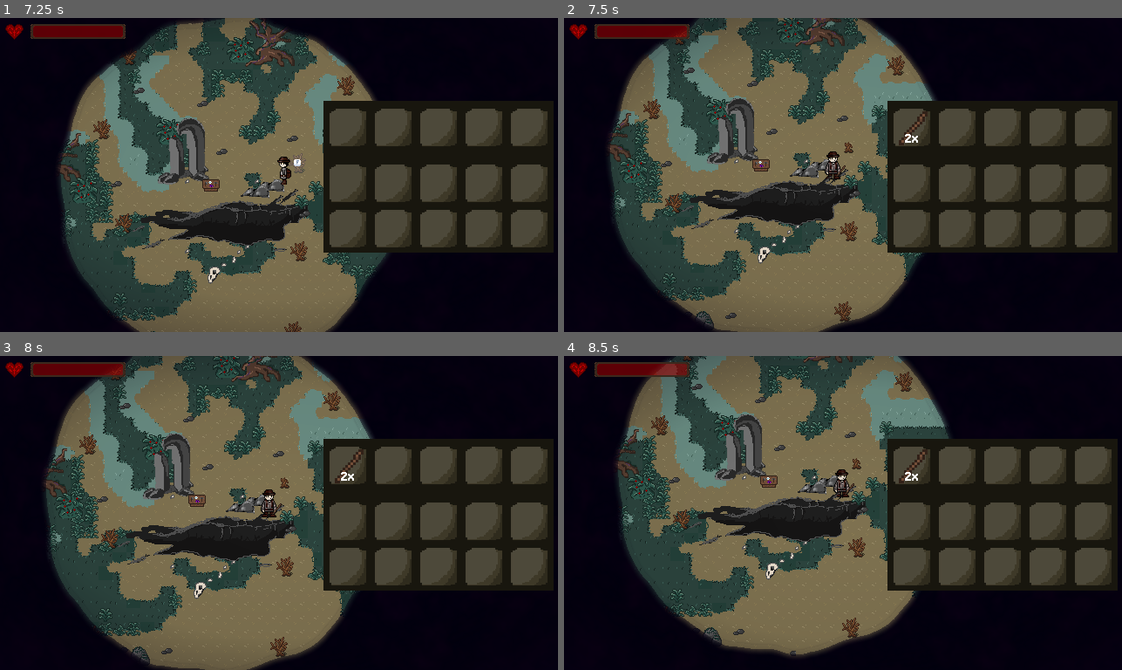
Above: before the commit, frames 1-4 (two rows, left to right).
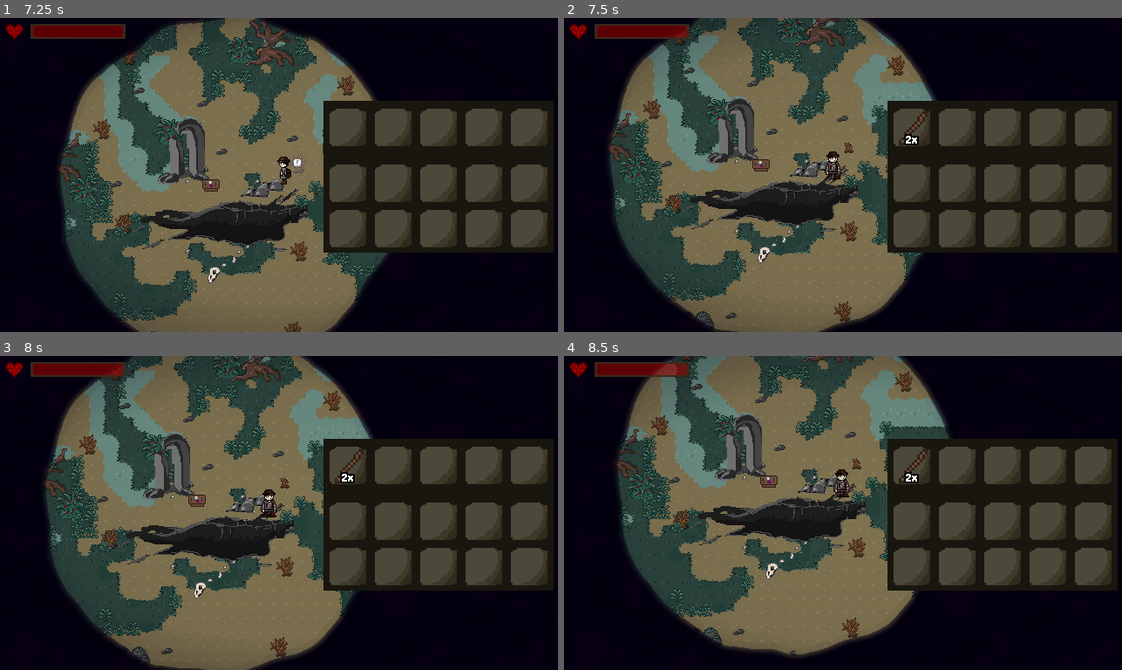
Above: after the commit, the same moments.

Repository: TimoRoggel/EverDark
Game: Godot game, scene res://UI/Main menu/main_menu.tscn
Two runs of this game, one before a commit and one after it. Both use one fixed random seed, a clock stepped at 60 frames per second and the inputs below. The engine's default icon, where the game draws it, is replaced by a stand-in: a white triangle on a blue panel in a dark square. Sound files missing from this copy of the repository are replaced by a short silence.
Inputs (mouse positions are in pixels of both pictures, inside the frame that each line leads up to):
- Up to frame 1 (7.25 s): click "Start a new game" at 0.5 s; click "Start a new game" at 1.25 s; click "OK" at 2 s; tap Enter at 2.75 s; move the mouse to (401, 159) at 2.77 s; hold D (right) 2.78-3.5 s; tap R (eat) at 2.85, 4.55, 6.05 s; click (401, 159) at 2.92 s; drag from (167, 190) to (94, 231) at 3.52 s; move the mouse to (334, 105) at 4.27 s; hold D (right) 4.28-5 s; hold Right mouse button (block) 4.28-5 s; drag from (251, 237) to (334, 156) at 5.02 s; move the mouse to (446, 222) at 5.77 s; hold A (left) 5.78-6.5 s; hold Q (drop_item) 5.78-6.5 s; tap Tab (toggle_inventory) at 6.4 s; drag from (111, 127) to (262, 159) at 6.52 s
- Up to frame 2 (7.5 s): move the mouse to (870, 175) at 7.27 s; hold S (down) from 7.28 s (still down); hold F (interact) from 7.28 s (still down); click (870, 175) at 7.42 s
- Up to frame 3 (8 s): keep holding S (down); keep holding F (interact); tap R (eat) at 7.55 s
- Up to frame 4 (8.5 s): release S (down) at 8 s; release F (interact) at 8 s; tap Space at 8 s; drag from (759, 434) to (848, 575) at 8.02 s

Frame 1 is identical in both runs. In frame 2, less than 0.1% of the frame differs, in the area x 60-64%, y 36-41%; in frame 3, less than 0.1%; in frame 4, less than 0.1%.

Commit message:
Add item glow

Diff:
--- a/data/recipes.csv
+++ b/data/recipes.csv
@@ -1,6 +1,6 @@
 "id","name","rewards","costs","category","visible"
 "0","wooden core","[1]","[5;5;5;5]","misc","FALSE"
-"1","lumin","[0]","[]","misc","FALSE"
+"1","lumin","[0]","[]","misc","TRUE"
 "2","potion","[2]","[12;12;22]","misc","TRUE"
 "3","crafting table","[3]","[5;5;5;5;5;6;6;6;6;6]","buildings","TRUE"
 "4","chest","[4]","[5;5;5;5;5;5;5;5;5;5;19;19]","buildings","TRUE"
--- a/scripts/resources/data_driven_resources/item.gd
+++ b/scripts/resources/data_driven_resources/item.gd
@@ -6,6 +6,7 @@
 @export var stack_size: int = 64
 @export var flags: int = 0
 @export var weapon_id: int = -1
+@export var glows: bool = false
 @export var absorbtion: float = 0.0
 @export var fuel_cost: float = 0.0
 @export var fuel_strength: float = 0.0
@@ -18,6 +19,7 @@
 	item.icon = DataDrivenResource.get_loaded(data, "icon")
 	item.stack_size = data["stack_size"]
 	item.weapon_id = data["weapon_id"]
+	item.glows = data["glows"] == "TRUE"
 	item.absorbtion = data["absorbtion"]
 	item.fuel_cost = data["fuel_cost"]
 	item.fuel_strength = data["fuel_strength"]
--- a/scripts/tools/inventory_slot.gd
+++ b/scripts/tools/inventory_slot.gd
@@ -1,5 +1,7 @@
 @tool
 class_name InventorySlot extends PanelContainer
+
+const ITEM_GLOW: ShaderMaterial = preload("uid://cxwuww81e8unb")
 
 @export var inventory_item: InventoryItem = null:
 	set(value):
@@ -45,6 +47,9 @@
 	label.vertical_alignment = VERTICAL_ALIGNMENT_BOTTOM
 	label.size_flags_vertical = Control.SIZE_SHRINK_END
 	label.mouse_filter = Control.MOUSE_FILTER_IGNORE
+	label.label_settings = LabelSettings.new()
+	label.label_settings.outline_color = Color.BLACK
+	label.label_settings.outline_size = 8
 	add_child(label)
 	mouse_entered.connect(func() -> void: hovered = true)
 	mouse_exited.connect(func() -> void: hovered = false)
@@ -155,7 +160,7 @@
 
 func _make_custom_tooltip(_for_text: String) -> Object:
 	if !inventory_item:
-		return Control.new()
+		return null
 	var vbox: VBoxContainer = VBoxContainer.new()
 	var title_label: Label = Label.new()
 	title_label.text = inventory_item.item.display_name
@@ -172,9 +177,12 @@
 	return vbox
 
 func _setup_item() -> void:
+	icon.material = null
 	if inventory_item:
 		icon.texture = inventory_item.item.icon
 		label.text = str(inventory_item.quantity, "x")
+		if inventory_item.item.glows:
+			icon.material = ITEM_GLOW
 	else:
 		icon.texture = null
 		label.text = ""
--- /dev/null
+++ b/shaders/glow.gdshader
@@ -0,0 +1,76 @@
+shader_type canvas_item;
+render_mode unshaded;
+
+uniform float thickness : hint_range(0.0, 100.0);
+uniform int ring_count : hint_range(1,128) = 16;
+uniform float ring_offset : hint_range(0.0, 1.0, 0.01);
+uniform vec4 outline_color : source_color;
+uniform bool border_clipping_fix = true;
+uniform float aspect_ratio : hint_range(0.1, 10.0, 0.01) = 1.0;
+uniform bool square_border = false;
+uniform vec2 offset;
+uniform bool max_or_add = false;
+uniform sampler2D noise: repeat_enable;
+
+void vertex(){
+	if (border_clipping_fix){
+		vec2 o = (UV * 2.0 - 1.0);
+		VERTEX += o * thickness - offset;
+		VERTEX.x *= 1.0 + (aspect_ratio-1.0) * (thickness * TEXTURE_PIXEL_SIZE.x) * 2.0;
+	}
+}
+
+vec2 square(float i){ // samples a square pattern
+	i *= 2.0;
+	return (vec2(
+		clamp(abs(mod(i,2.0)-1.0),0.25,0.75),
+		clamp(abs(mod(i+0.5,2.0)-1.0),0.25,0.75)
+		)-0.5)*4.0;
+}
+
+vec4 tex(sampler2D sampler, vec2 uv){
+	vec4 clr;
+	if (uv.x > 0.0 && uv.y > 0.0 && uv.x < 1.0 && uv.y < 1.0){ // bleeding texture sampling fix
+		clr = texture(sampler, uv);
+	}else{clr = vec4(0.0);}
+	return clr;
+}
+
+void fragment(){
+	vec2 o = offset / vec2(textureSize(TEXTURE, 0));
+	vec2 uv = UV;
+	uv -= vec2(0.5);
+	if (border_clipping_fix){
+		uv.x *= 1.0 + (aspect_ratio-1.0) * thickness * TEXTURE_PIXEL_SIZE.x * 2.0;
+		uv *= (1.0 + (thickness * TEXTURE_PIXEL_SIZE * 2.0));
+		uv -= o;
+		}
+	uv += vec2(0.5);
+	vec2 size = vec2(thickness) / vec2(textureSize(TEXTURE, 0));
+
+	vec4 sprite_color = tex(TEXTURE, uv);
+	float alpha = sprite_color.a;
+	float original_alpha = alpha;
+	if (square_border){
+		for(int i=0;i<ring_count;++i){
+			float r = float(i) / float(ring_count) + ring_offset;
+			alpha = max(alpha,texture(TEXTURE, uv + o + size * square(r) * vec2(aspect_ratio,1.0)).a * outline_color.a);}// texture sampling fix is disabled because both with and without give the same result
+	}else{
+		for(int i=0;i<ring_count;++i){
+			float r = float(i) * 3.14159 / float(ring_count) * 2.0 + ring_offset;
+			if (max_or_add){
+				alpha = alpha+tex(TEXTURE, uv + o +  vec2(size.x * sin(r) * aspect_ratio, size.y * cos(r))).a * outline_color.a;
+			}else{
+				alpha = max(alpha,tex(TEXTURE, uv + o +  vec2(size.x * sin(r) * aspect_ratio, size.y * cos(r))).a * outline_color.a);
+			}
+		}
+	}
+	vec2 noise_offset;
+	noise_offset.x = texture(noise, uv - vec2(TIME, sin(TIME))).r;
+	noise_offset.y = texture(noise, uv - vec2(TIME, cos(TIME))).r;
+	sprite_color.a = max(sprite_color.a, tex(TEXTURE, noise_offset).a);
+    vec3 final_color = mix(outline_color.rgb, sprite_color.rgb, sprite_color.a);
+	alpha = min(original_alpha, clamp(alpha, 0.0, 1.0));
+	final_color += alpha * 0.1;
+    COLOR = vec4(final_color, alpha);
+}
--- /dev/null
+++ b/shaders/materials/item_glow.tres
@@ -0,0 +1,27 @@
+[gd_resource type="ShaderMaterial" load_steps=4 format=3 uid="uid://cxwuww81e8unb"]
+
+[ext_resource type="Shader" uid="uid://d0c6r1jo0wr84" path="res://shaders/glow.gdshader" id="1_7m2ab"]
+
+[sub_resource type="FastNoiseLite" id="FastNoiseLite_7m2ab"]
+noise_type = 0
+frequency = 0.0051
+
+[sub_resource type="NoiseTexture2D" id="NoiseTexture2D_tygks"]
+width = 64
+height = 64
+noise = SubResource("FastNoiseLite_7m2ab")
+seamless = true
+seamless_blend_skirt = 1.0
+
+[resource]
+shader = ExtResource("1_7m2ab")
+shader_parameter/thickness = 0.50000002375
+shader_parameter/ring_count = 16
+shader_parameter/ring_offset = 0.0
+shader_parameter/outline_color = Color(1, 1, 1, 1)
+shader_parameter/border_clipping_fix = true
+shader_parameter/aspect_ratio = 1.0
+shader_parameter/square_border = false
+shader_parameter/offset = Vector2(0, 0)
+shader_parameter/max_or_add = true
+shader_parameter/noise = SubResource("NoiseTexture2D_tygks")
Not shown, added: shaders/glow.gdshader.uid
